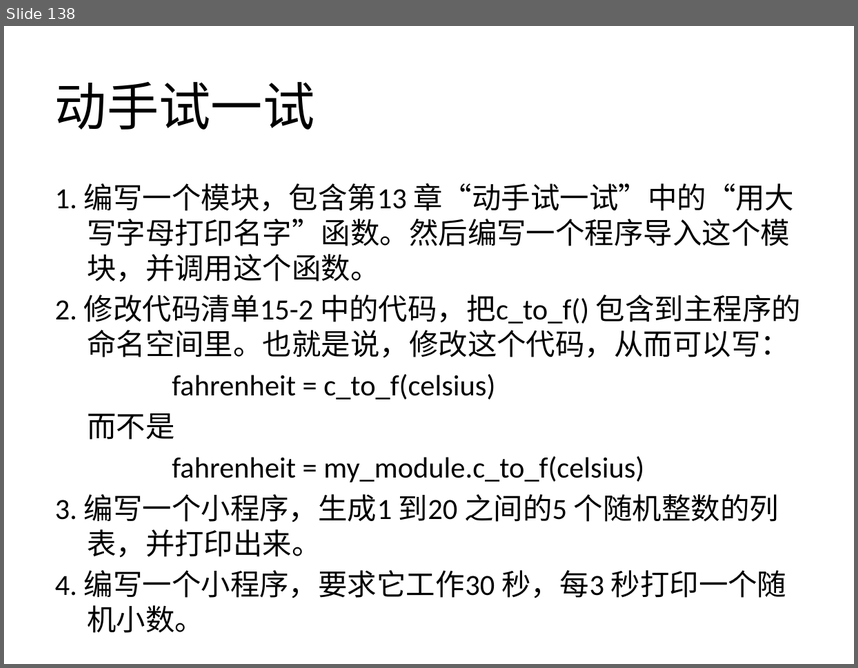
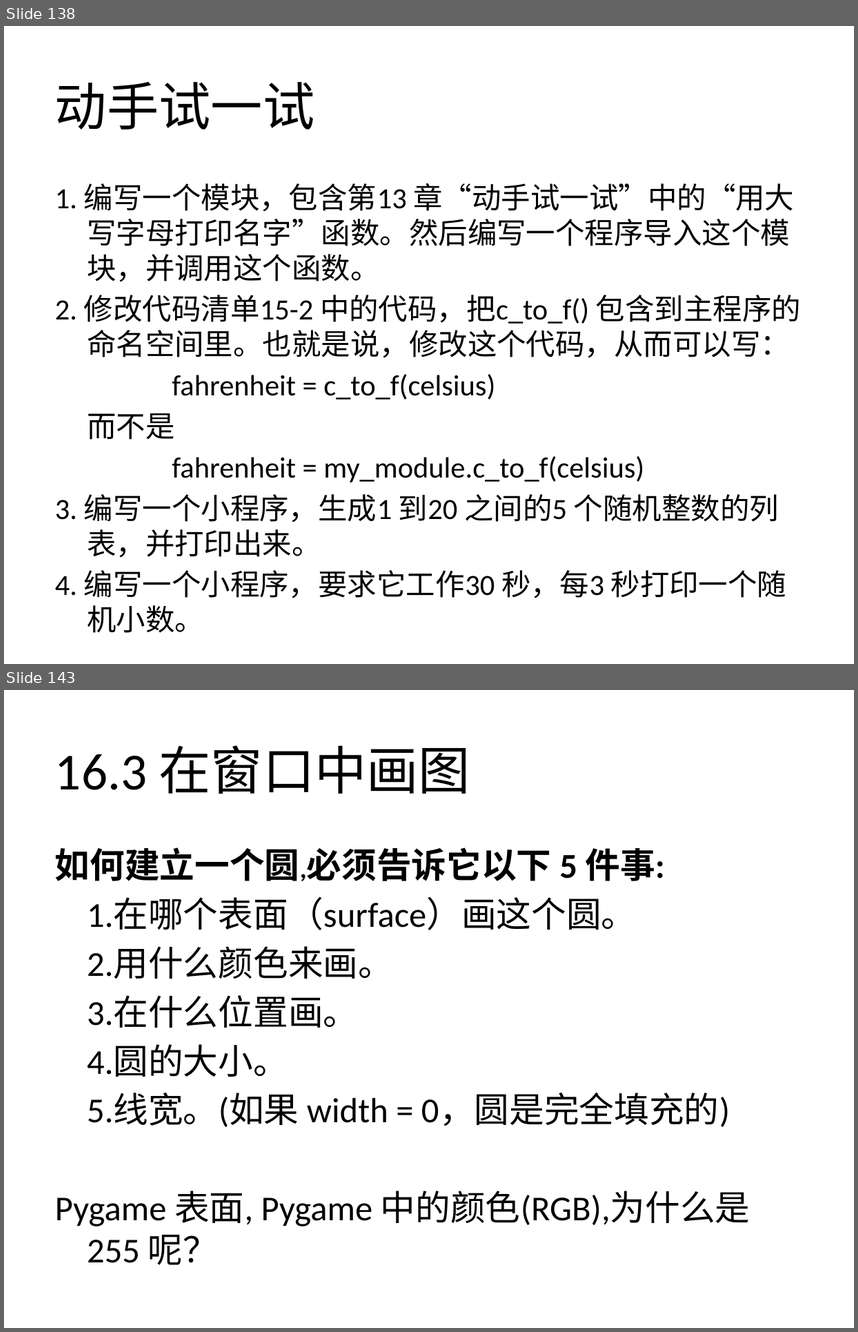
Before and after one commit to zhinan18/Python3, a slide deck: readme/Python3.pptx. Shown one above the other, each under a label of ours: slide 138 before the commit, slides 138 and 143 after it; the slides between them are not shown. The pictures are 858x668 and 858x1332 pixels, drawn with LibreOffice and Linux fonts; fonts in the diff are those of the drawing. Boxes give left, top, right and bottom in pixels: in the first picture for what was removed or moved away, otherwise in the second. Text is boxed around its words. In the diff, an @@ line names an element or a change of style, - is before the commit and + after.

```diff
--- a/readme/Python3.pptx
+++ b/readme/Python3.pptx
@@ slide 143 added at (4, 690, 854, 1328), background #FFFFFF @@
@@ title added at (55, 745, 471, 794), 44 pt, text #000000 @@
+16.3 在窗口中画图
@@ text added at (55, 847, 751, 1265), 29.6 pt, text #000000 @@
+如何建立一个圆,必须告诉它以下 5 件事:
+1.在哪个表面（surface）画这个圆。
+2.用什么颜色来画。
+3.在什么位置画。
+4.圆的大小。
+5.线宽。(如果 width = 0，圆是完全填充的)
+Pygame 表面, Pygame 中的颜色(RGB),为什么是 255 呢？
```
Also in this commit, not shown: 13 other slides added, 19 other files.
